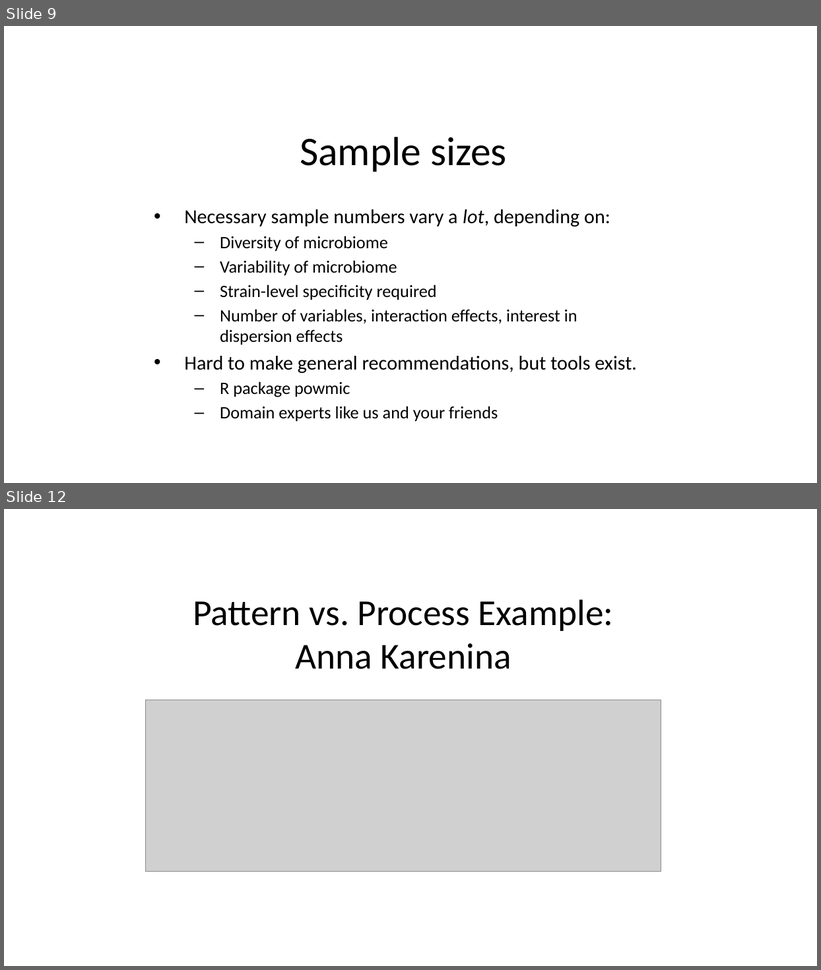
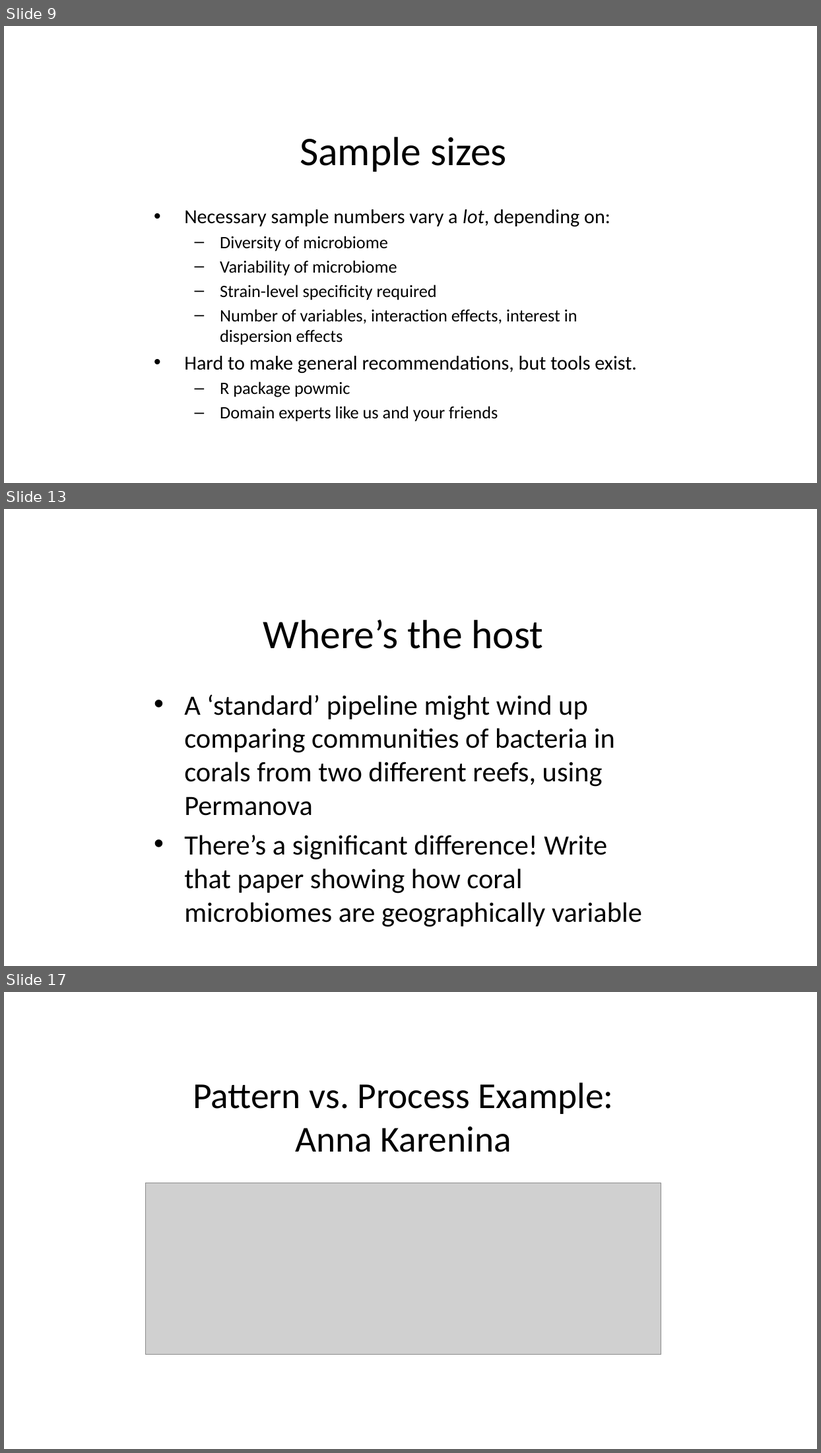
Before and after one commit to usfomicshub/microbiome_workshop, a slide deck: slides/day1/microbiome_workshop_stats.pptx. Shown one above the other, each under a label of ours: slides 9 and 12 before the commit, slides 9, 13 and 17 after it; the slides between them are not shown. The pictures are 821x970 and 821x1453 pixels, drawn with LibreOffice and Linux fonts; fonts in the diff are those of the drawing; grey boxes stand for pictures; background and template pictures are left out. Boxes give left, top, right and bottom in pixels: in the first picture for what was removed or moved away, otherwise in the second. Text is boxed around its words. In the diff, an @@ line names an element or a change of style, - is before the commit and + after.

```diff
--- a/slides/day1/microbiome_workshop_stats.pptx
+++ b/slides/day1/microbiome_workshop_stats.pptx
@@ slide 13 added at (4, 509, 817, 966), background picture (left out) @@
@@ title added at (263, 620, 544, 649), 36 pt, text #000000 @@
+Where’s the host
@@ text added at (184, 694, 642, 927), 24.8 pt, text #000000 @@
+• A ‘standard’ pipeline might wind up comparing communities of bacteria in corals from two different reefs, using Permanova
+• There’s a significant difference! Write that paper showing how coral microbiomes are geographically variable
@@ what was slide 12 is now slide 17 @@
```
Also in this commit, not shown: 2 slides changed, 4 other slides added.
